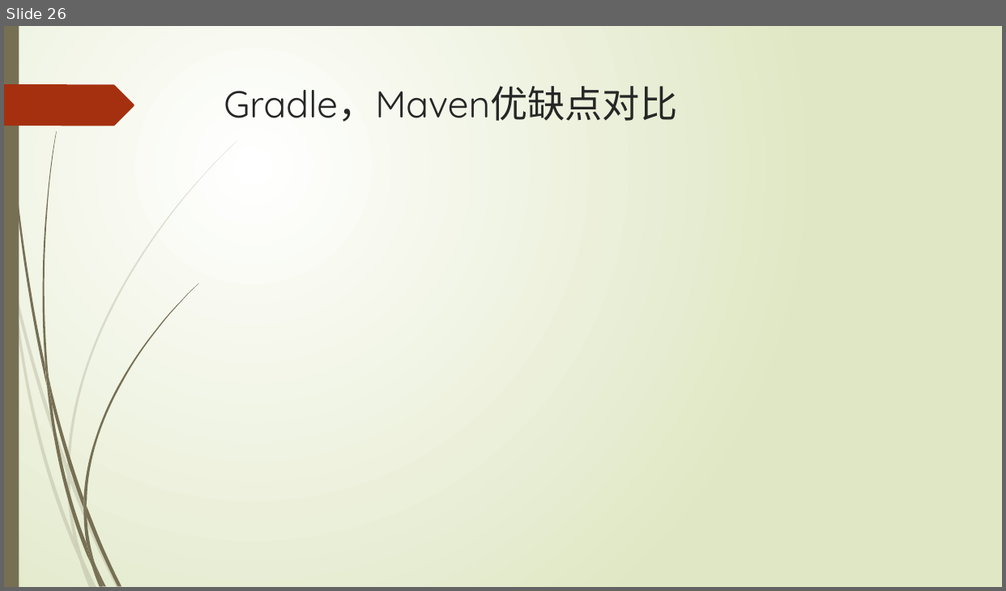
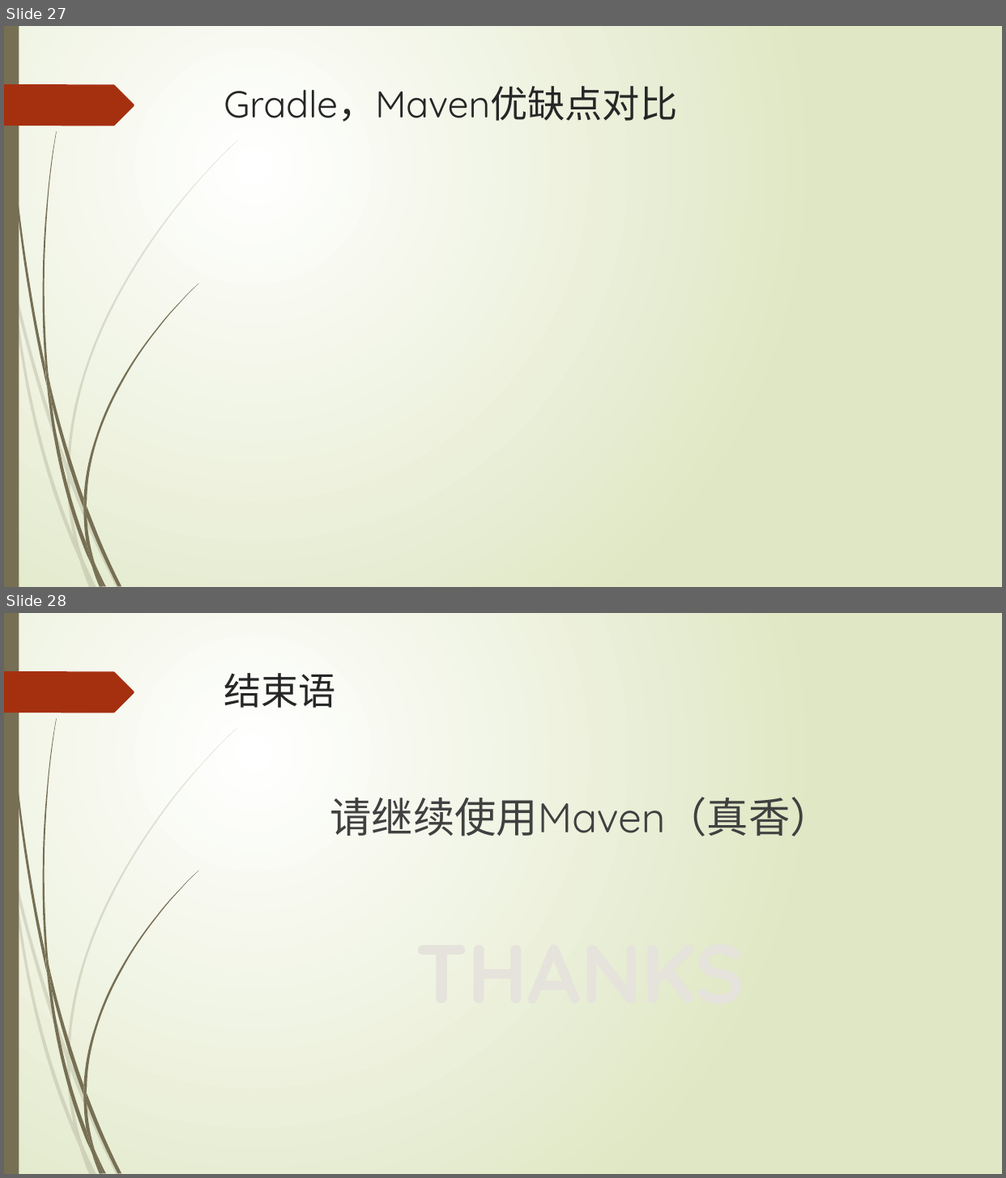
Before and after one commit to xljnc/gradle-springboot-plugin, a slide deck: doc/Gradle浅析.pptx. Shown one above the other, each under a label of ours: slide 26 before the commit, slides 27 and 28 after it. The pictures are 1006x591 and 1006x1178 pixels, drawn with LibreOffice and Linux fonts; fonts in the diff are those of the drawing. Boxes give left, top, right and bottom in pixels: in the first picture for what was removed or moved away, otherwise in the second. Text is boxed around its words. In the diff, an @@ line names an element or a change of style, - is before the commit and + after.

```diff
--- a/doc/Gradle浅析.pptx
+++ b/doc/Gradle浅析.pptx
@@ slide 28 added at bbox=[4, 613, 1002, 1174], background gradient #FFFFFF to #DFE8C4; not listed: 24 template elements that a slide beside it also shows @@
@@ title added at bbox=[224, 673, 336, 708], 36 pt, text #262626 @@
+结束语
@@ text added at bbox=[330, 797, 831, 837], 40 pt, text #404040 @@
+请继续使用Maven（真香）
@@ what was slide 26 is now slide 27 @@
```
Also in this commit, not shown: 2 other slides added, 1 slide removed.
